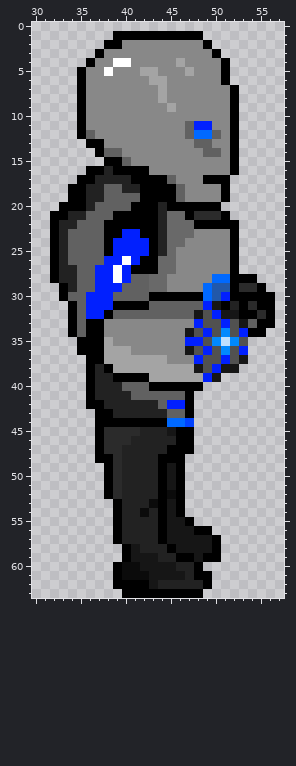
A pixel-art sprite gets an edit: Characters/Robot/animations/Fugue_RobotModArmStand/RIGHT/RobotStandModRight1.png. Above, as it was before the edit.
The file is 64x64 pixels. Colours within 5 levels of each other are drawn and written as one. Shown: x 30..57, y 0..63.
Once edited:
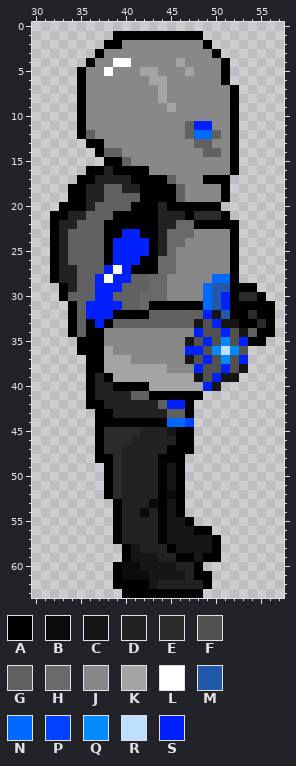
Palette (. is transparent): A #000000  B #0b0b0b  C #161616  D #222222  E #2b2b2b  F #515150  G #616161  H #696969  J #888888  K #a4a4a4  L #ffffff  M #2158aa  N #0069ff  P #0142fe  Q #0189fe  R #bee0fe  S #0120fe
Commit: Front/Right Standing animations
Edits made:
Changed rows in their new state; - is an unchanged pixel.
first column x 45:
21 DD
22 D-
first column x 36:
26 --A-S----------------
27 -G-------------------
28 --LS-------------..--
29 -----------------AA.-
30 G-----HHHJJJJ----EE-.
31 ---SGGHAAAAAANMSA-A--
32 --SAAAA-----GSCMA-EA-
33 -SAGGGGGGGGGC-SCCAAE-
34 -----------JSF-S-CG-A
35 --J--------CFSFQFSAA-
36 ---JJ------SSFQRQF---
37 -----JJJJ--CFS-Q-S---
38 -AK------JJJS-FSFC---
39 --AKKKK-----CFSCC----
40 ---AAAAKKKKKKSC------
41 -------AAAA-A--------
Boxes around the changes in both pictures, in picture pixels (x1, y1, x2, y2):
changed: (167, 211, 185, 229)
changed: (86, 256, 275, 400)
